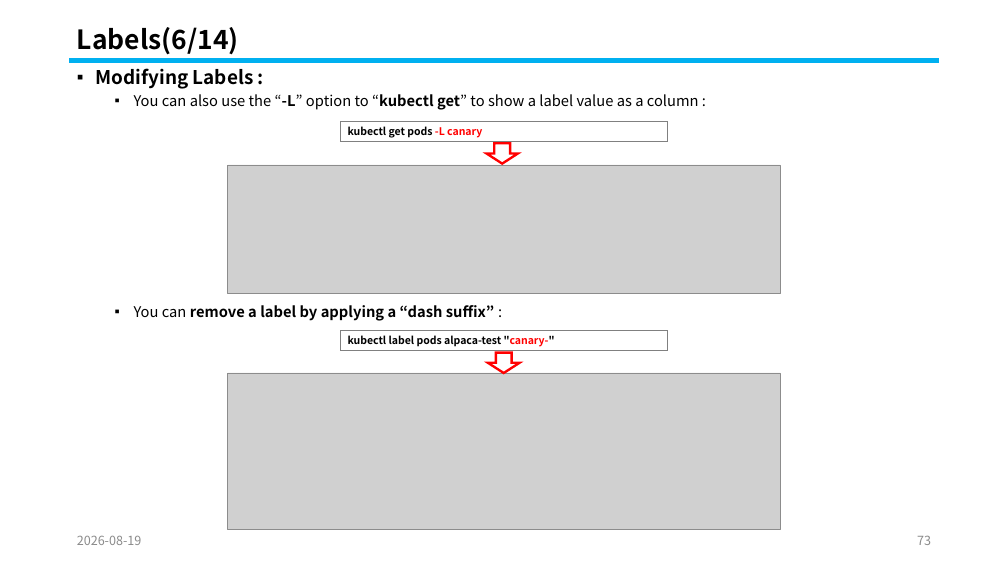
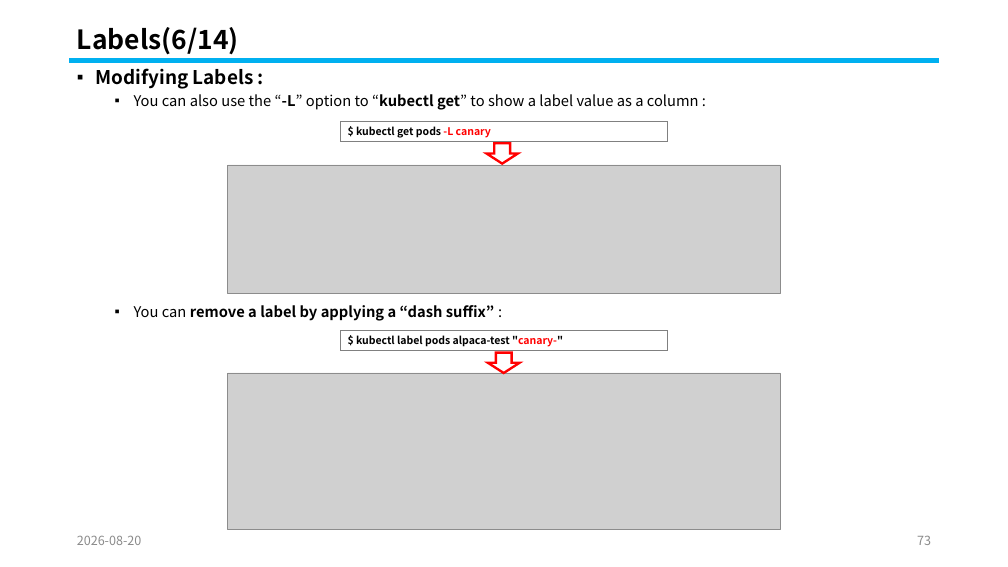
Before and after one commit to knix008/TestSimulator, a slide deck: slide 73 of Kubernetes/Kubernetes Part 02-2026.08.25.pptx. Drawn at 1008x567 pixels with LibreOffice and Linux fonts; fonts in the diff are those of the drawing; grey boxes stand for pictures. Boxes give left, top, right and bottom in pixels: in the first picture for what was removed or moved away, otherwise in the second. Text is boxed around its words. In the diff, an @@ line names an element or a change of style, - is before the commit and + after.

```diff
--- a/Kubernetes/Kubernetes Part 02-2026.08.25.pptx
+++ b/Kubernetes/Kubernetes Part 02-2026.08.25.pptx
@@ text in rectangle at [356, 126, 491, 138]: text changed @@
-kubectl get pods -L canary
+$ kubectl get pods -L canary
@@ text in rectangle at [356, 335, 563, 347]: text changed @@
-kubectl label pods alpaca-test "canary-"
+$ kubectl label pods alpaca-test "canary-"
@@ text at [77, 536, 142, 545]: text changed @@
-2026-08-19
+2026-08-20
```
Also in this commit, not shown: 115 other slides changed, 1 other file.
